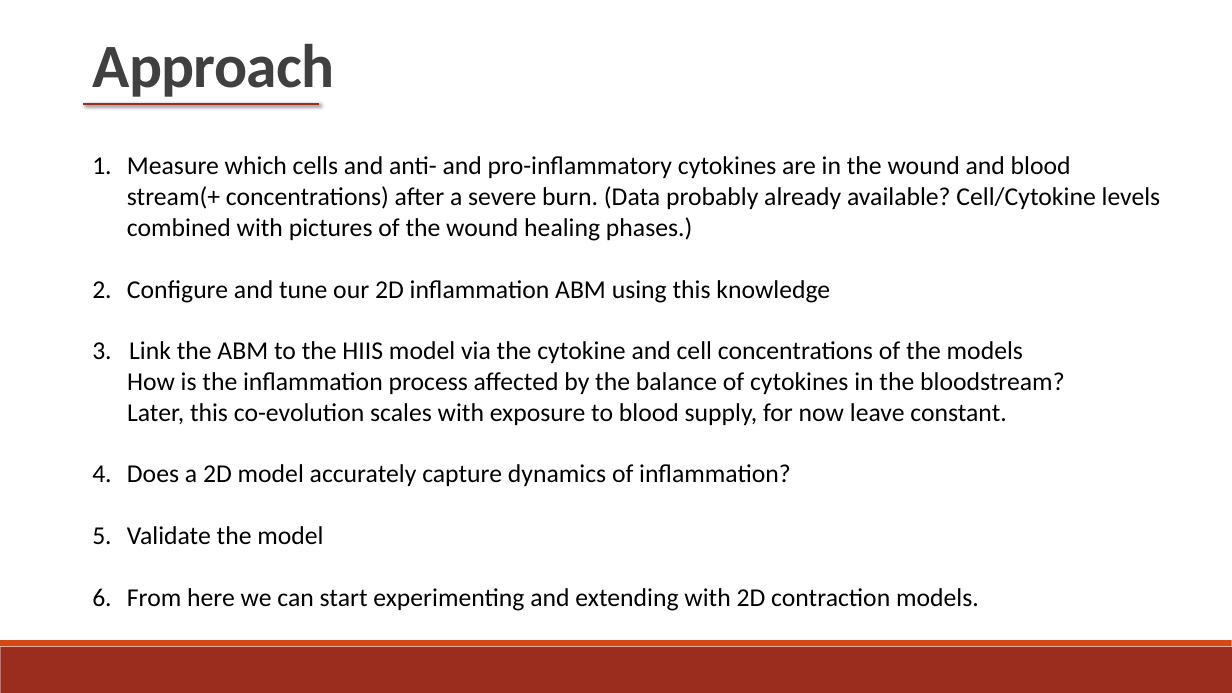
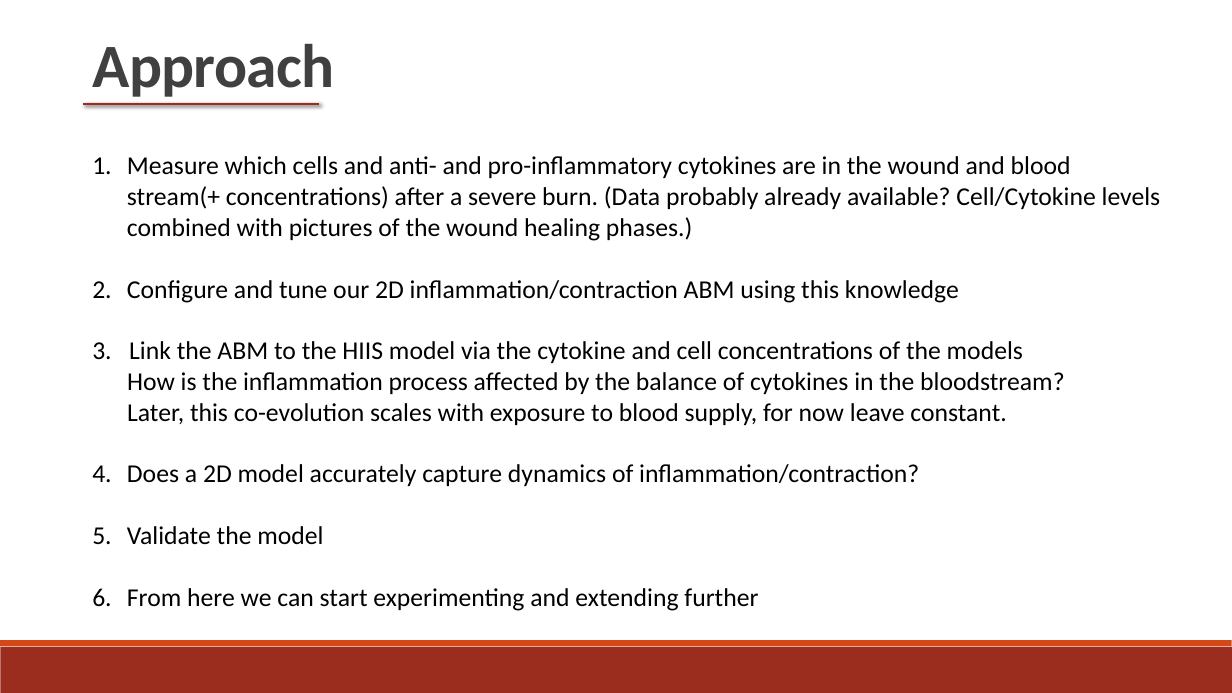
Before and after one commit to BenDickens/Brandwonden-Project-IAS, a slide deck: slide 22 of Notes and Primers/ppt_07_06.pptx. Drawn at 1232x693 pixels with LibreOffice and Linux fonts; fonts in the diff are those of the drawing. Boxes give left, top, right and bottom in pixels: in the first picture for what was removed or moved away, otherwise in the second. Text is boxed around its words. In the diff, an @@ line names an element or a change of style, - is before the commit and + after.

Commit message:
update

```diff
--- a/Notes and Primers/ppt_07_06.pptx
+++ b/Notes and Primers/ppt_07_06.pptx
@@ text at [127,280,959,303]: text changed @@
-2. Configure and tune our 2D inflammation ABM using this knowledge
+2. Configure and tune our 2D inflammation/contraction ABM using this knowledge
@@ text at [127,464,919,486]: text changed @@
-4. Does a 2D model accurately capture dynamics of inflammation?
+4. Does a 2D model accurately capture dynamics of inflammation/contraction?
@@ text at [127,588,758,611]: text changed @@
-6. From here we can start experimenting and extending with 2D contraction models.
+6. From here we can start experimenting and extending further
```
Also in this commit, not shown: 3 other slides changed.
